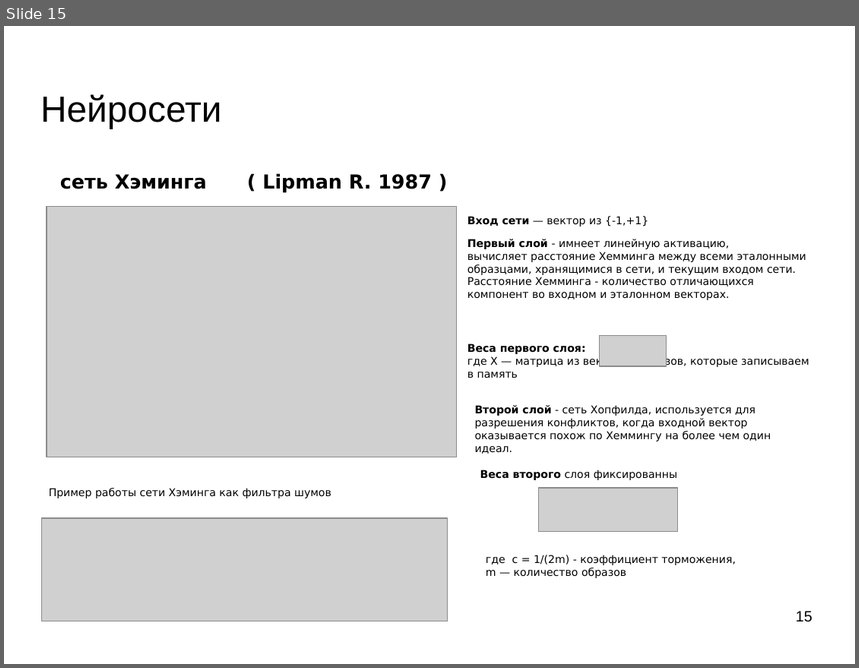
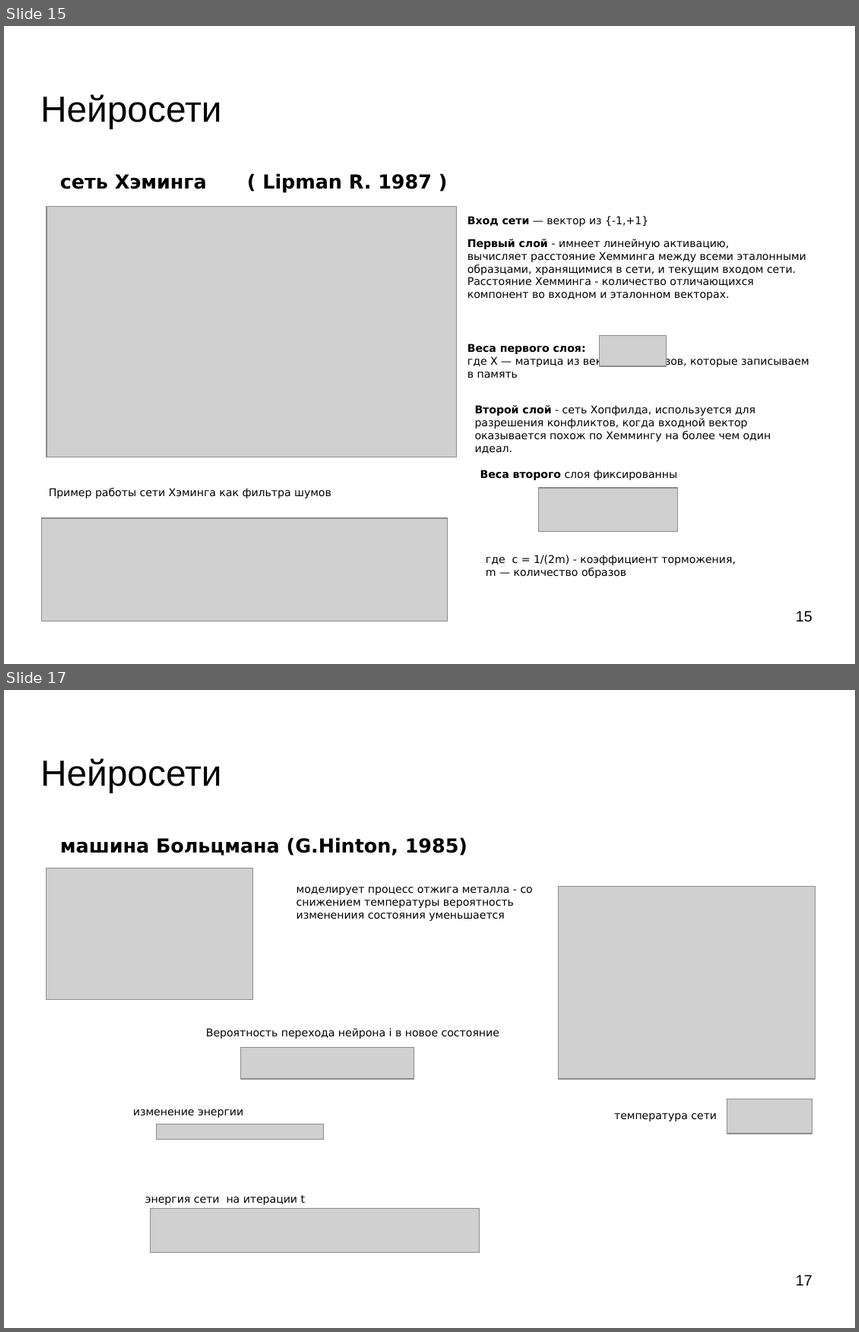
Before and after one commit to mechanoid5/ml_lectorium_legacy, a slide deck: 28-hopfield.odp. Shown one above the other, each under a label of ours: slide 15 before the commit, slides 15 and 17 after it; the slides between them are not shown. The pictures are 859x668 and 859x1332 pixels, drawn with LibreOffice and Linux fonts; fonts in the diff are those of the drawing; grey boxes stand for pictures; background and template pictures are left out. Boxes give left, top, right and bottom in pixels: in the first picture for what was removed or moved away, otherwise in the second. Text is boxed around its words. In the diff, an @@ line names an element or a change of style, - is before the commit and + after.

```diff
--- a/28-hopfield.odp
+++ b/28-hopfield.odp
@@ slide 17 added at box(4, 690, 855, 1328), background picture (left out) @@
@@ title added at box(40, 758, 222, 793), 33.9 pt, text #000000 @@
+Нейросети
@@ text added at box(60, 837, 468, 856), 18 pt, text #000000, bold @@
+машина Больцмана (G.Hinton, 1985)
@@ picture added at box(47, 869, 253, 1001) @@
@@ text added at box(297, 887, 533, 921), 10 pt, text #000000 @@
+моделирует процесс отжига металла - со снижением температуры вероятность изменениия состояния уменьшается
@@ picture added at box(559, 886, 816, 1079) @@
@@ text added at box(206, 1028, 500, 1039), 10 pt, text #000000 @@
+Вероятность перехода нейрона i в новое состояние
@@ picture added at box(241, 1048, 414, 1079) @@
@@ picture added at box(728, 1100, 813, 1134) @@
@@ text added at box(133, 1110, 243, 1118), 10 pt, text #000000 @@
+изменение энергии
@@ text added at box(614, 1113, 717, 1122), 10 pt, text #000000 @@
+температура сети
@@ picture added at box(156, 1125, 324, 1141) @@
@@ text added at box(145, 1195, 306, 1205), 10 pt, text #000000 @@
+энергия сети на итерации t
@@ picture added at box(150, 1209, 479, 1253) @@
@@ page number added at box(796, 1275, 813, 1286), 14 pt, text #000000 @@
+17
```
Also in this commit, not shown: 4 slides changed, 1 other slide added, 4 other files.
